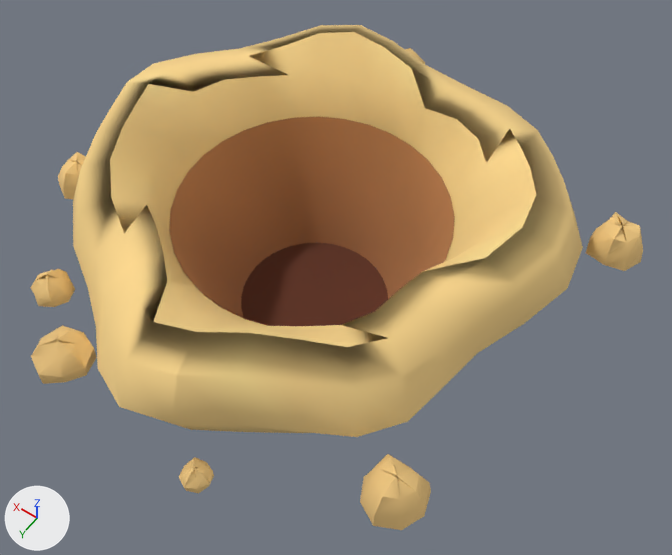
Renders of the glTF model models/cen_tarhut_buraco_1.glb from each side of a commit.
One viewpoint serves both versions: a camera (50 mm lens) standing at (-1.66, 2.15, 3.14) and looking at (-0.18, 0.07, -0.13). Arrows for +X, +Y and +Z are at lower left; the lights stay in place. The picture after the commit comes second. Vertices at exactly the same position are counted once.

Objects in the first picture: 'buraco'.
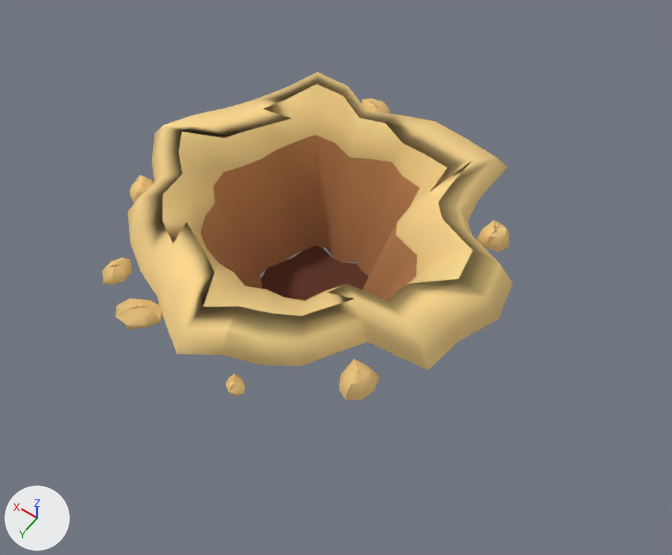
Changed parts and their boxes [x1, y1, x2, y2] in the pictures (672 x 555 px; the box of a moved part takes in the faces that stretch with it):
'buraco', reshaped (33% narrower, 35% shorter)
    before: [30, 25, 643, 530]
    after: [102, 72, 513, 400]
part 1 of me_buraco, moved or reshaped
    before: [360, 454, 431, 530]
    after: [339, 359, 379, 400]
part 2 of me_buraco, moved or reshaped
    before: [586, 212, 643, 271]
    after: [477, 220, 509, 252]
part 3 of me_buraco, moved or reshaped
    before: [58, 152, 86, 199]
    after: [130, 175, 154, 203]
part 4 of me_buraco, moved or reshaped
    before: [30, 269, 75, 307]
    after: [102, 258, 133, 285]
part 5 of me_buraco, moved or reshaped
    before: [179, 457, 214, 493]
    after: [225, 373, 245, 397]
part 6 of me_buraco, moved or reshaped
    before: [31, 25, 583, 437]
    after: [115, 72, 513, 370]

The change in detail:
me_buraco is used by ob_buraco; location (0.0, 0.0, 0.0).
me_buraco had 697 vertices, 1176 faces and spanned x -1.26..1.2, y -1.24..1.28, z -0.52..0.46.
me_buraco now has 697 vertices, 1176 faces and spans x -0.92..0.94, y -0.87..0.87, z -0.52..0.21.
me_buraco part 1: the loose piece of 41 vertices spanning x -1.12..-0.86, y 0.72..0.98, z 0.0..0.17 is scaled about its middle by (0.59, 0.681, 0.459), then moved by (0.38, -0.32, -0.05).
me_buraco part 2: the loose piece of 41 vertices spanning x -1.26..-1.02, y -0.82..-0.57, z 0.0..0.16 is scaled about the mesh origin by (0.6, 0.627, 0.452).
me_buraco part 3: the loose piece of 41 vertices spanning x 0.93..1.15, y 0.27..0.5, z 0.0..0.15 is multiplied about its middle by the matrix ((0.756, -0.124, -0.014), (0.013, 0.674, -0.002), (0.0, 0.0, 0.45)), then moved by (-0.28, -0.12, -0.04).
me_buraco part 4: the loose piece of 41 vertices spanning x 0.59..0.76, y 0.82..1.0, z 0.01..0.13 is multiplied about its middle by the matrix ((0.629, 0.103, 0.0), (-0.163, 0.887, -0.006), (0.0, 0.0, 0.45)), then moved by (-0.14, -0.23, -0.04).
me_buraco part 5: the loose piece of 41 vertices spanning x -0.44..-0.31, y 1.15..1.28, z 0.01..0.1 is multiplied about its middle by the matrix ((0.744, 0.015, 0.003), (-0.183, 0.639, -0.003), (0.0, 0.0, 0.45)), then moved by (0.14, -0.39, -0.03).
me_buraco part 6: 451 of 697 vertices moved; they spanned x -1.1..1.18, y -1.24..1.25, z -0.52..0.46 and now span x -0.92..0.94, y -0.87..0.87, z -0.52..0.21; mean shift (0.01, -0.02, -0.06); largest move (-0.98, -0.41, 0.4) -> (-0.6, -0.27, 0.18).
Other edits to the shape of me_buraco do not show in these pictures.
